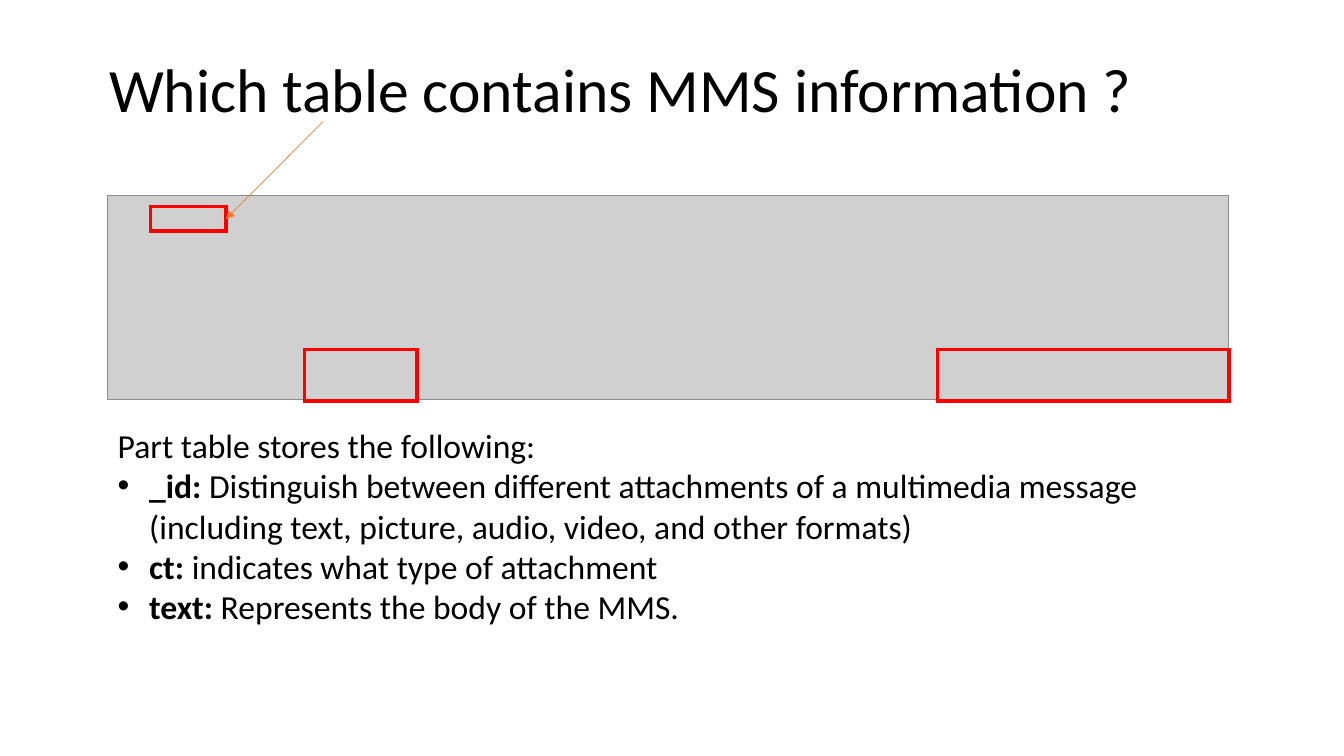
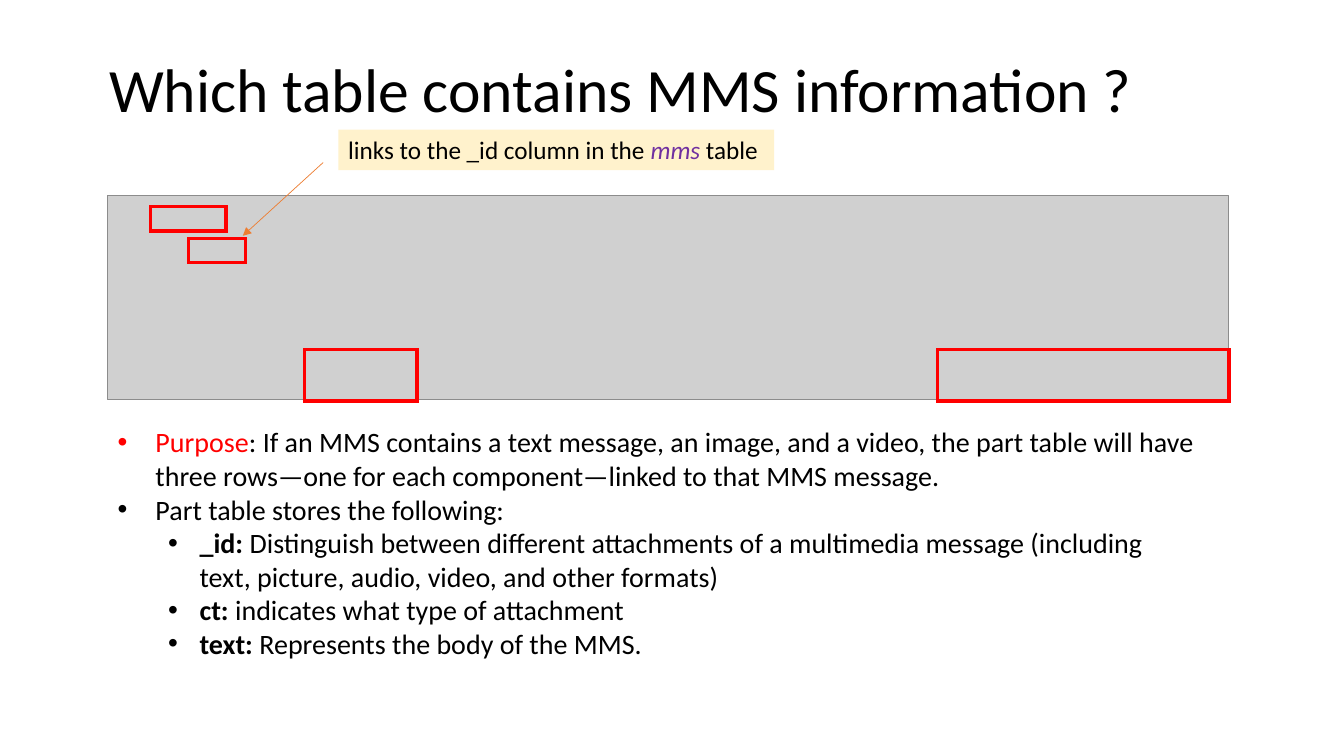
Before and after one commit to frankwxu/digital-forensics-lab, a slide deck: slide 23 of Android10/5_1_1_AOSP_App_Investigations_Messaging.pptx (slide 22 before the commit). Drawn at 1344x756 pixels with LibreOffice and Linux fonts; fonts in the diff are those of the drawing; grey boxes stand for pictures; background and template pictures are left out. Boxes give left, top, right and bottom in pixels: in the first picture for what was removed or moved away, otherwise in the second. Text is boxed around its words. In the diff, an @@ line names an element or a change of style, - is before the commit and + after.

```diff
--- a/Android10/5_1_1_AOSP_App_Investigations_Messaging.pptx
+++ b/Android10/5_1_1_AOSP_App_Investigations_Messaging.pptx
@@ rectangle added at box(339, 130, 774, 170), fill #FFF2CC, 18 pt, text #000000 @@
+links to the _id column in the mms table
@@ arrow moved from (324, 122) - (226, 219) to (324, 162) - (243, 236) @@
@@ rectangle added at box(189, 238, 246, 262), outline #FF0000 2.25 pt @@
@@ text at box(155, 432, 1193, 491): paragraph added @@
+• Purpose: If an MMS contains a text message, an image, and a video, the part table will have three rows—one for each component—linked to that MMS message.
@@ text at box(155, 500, 1142, 659): size 24 to 20 pt in "Part table stores the following:", "_id: Distinguish between different attachments of a ...", "ct: indicates what type of attachment", "text: Represents the body of the MMS."; bullet none to •; list level 1 to 2 in "_id: Distinguish between different attachments ..."; list level 1 to 2 in "ct: indicates what type of ..."; list level 1 to 2 in "text: Represents the body of ..." @@
```
Also in this commit, not shown: 3 other slides changed, 1 slide added, 1 slide removed, 1 other file.
